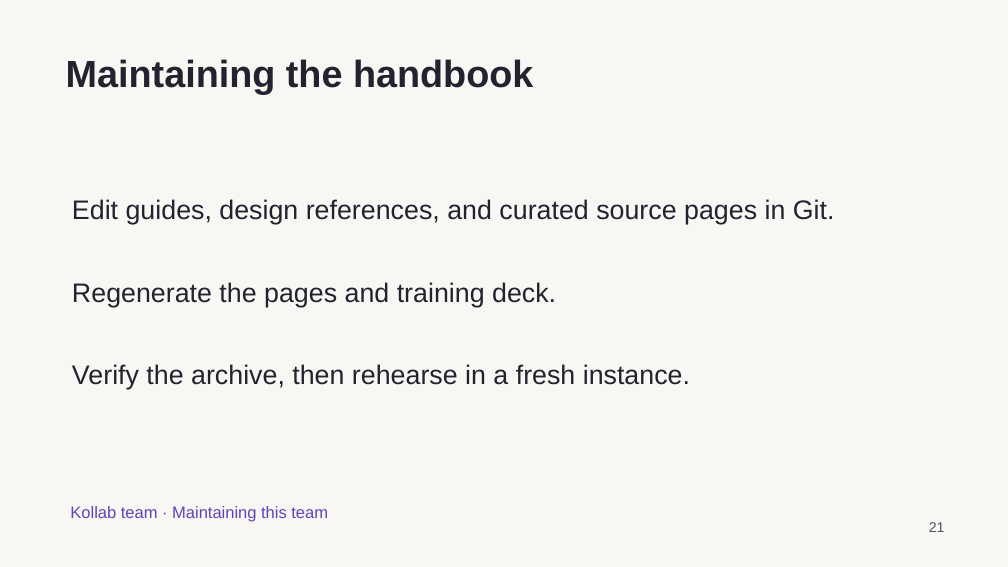
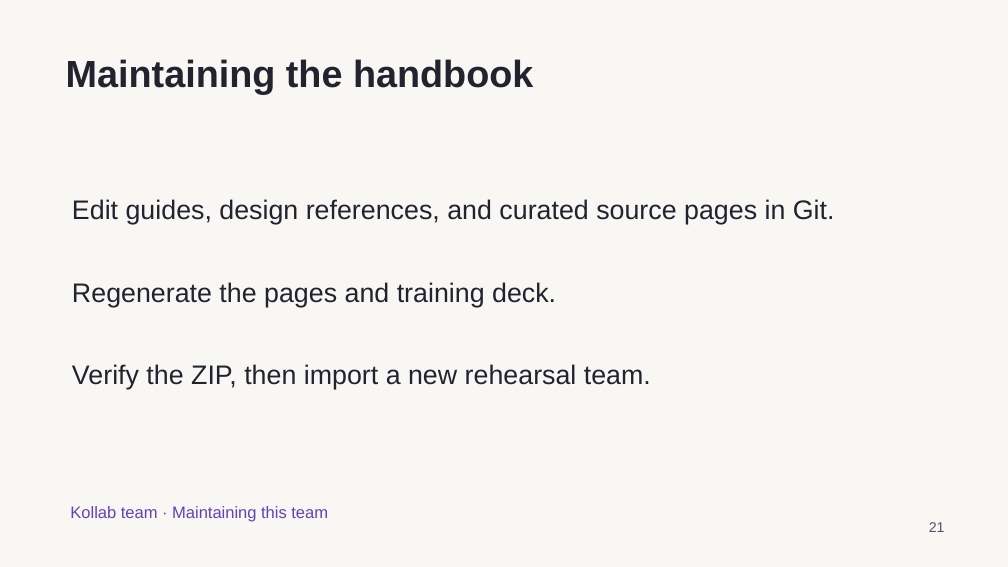
Before and after one commit to WTIGER001/kollab, a slide deck: slide 21 of examples/kollab-team/assets/Kollab Capabilities.pptx. Drawn at 1008x567 pixels with LibreOffice and Linux fonts; fonts in the diff are those of the drawing. Boxes give left, top, right and bottom in pixels: in the first picture for what was removed or moved away, otherwise in the second. Text is boxed around its words. In the diff, an @@ line names an element or a change of style, - is before the commit and + after.

Commit message:
Add portable team transfers and startup recovery

```diff
--- a/examples/kollab-team/assets/Kollab Capabilities.pptx
+++ b/examples/kollab-team/assets/Kollab Capabilities.pptx
@@ text at box(72, 364, 651, 390): text changed @@
-Verify the archive, then rehearse in a fresh instance.
+Verify the ZIP, then import a new rehearsal team.
```
Also in this commit, not shown: 2 other slides changed, 49 other files.
